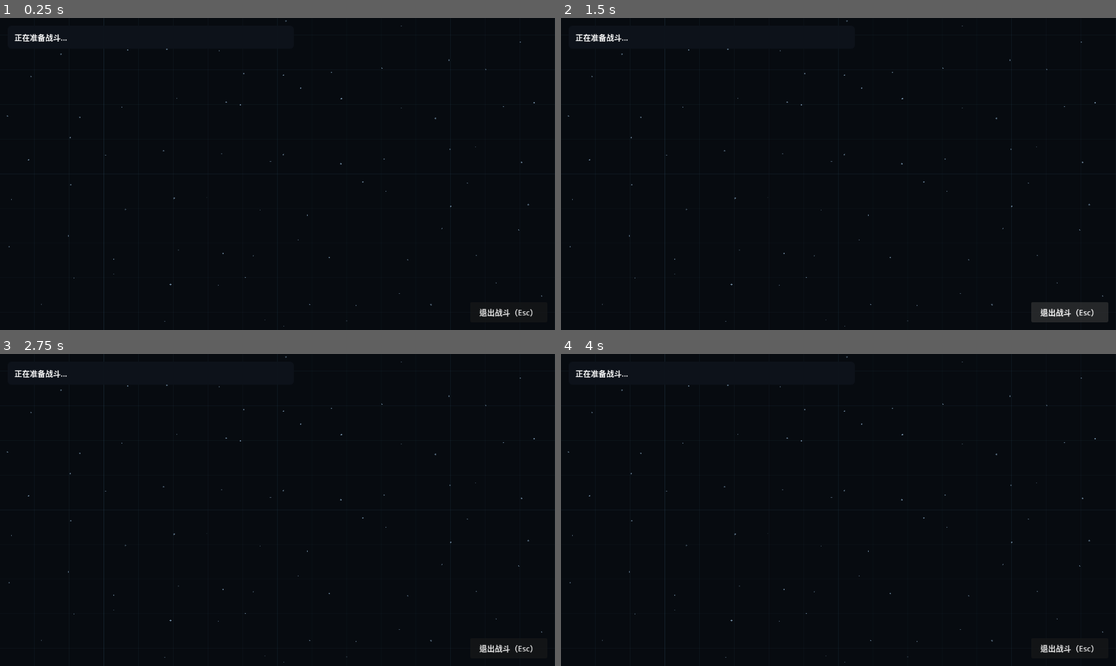
Above: before the commit, frames 1-4 (two rows, left to right).
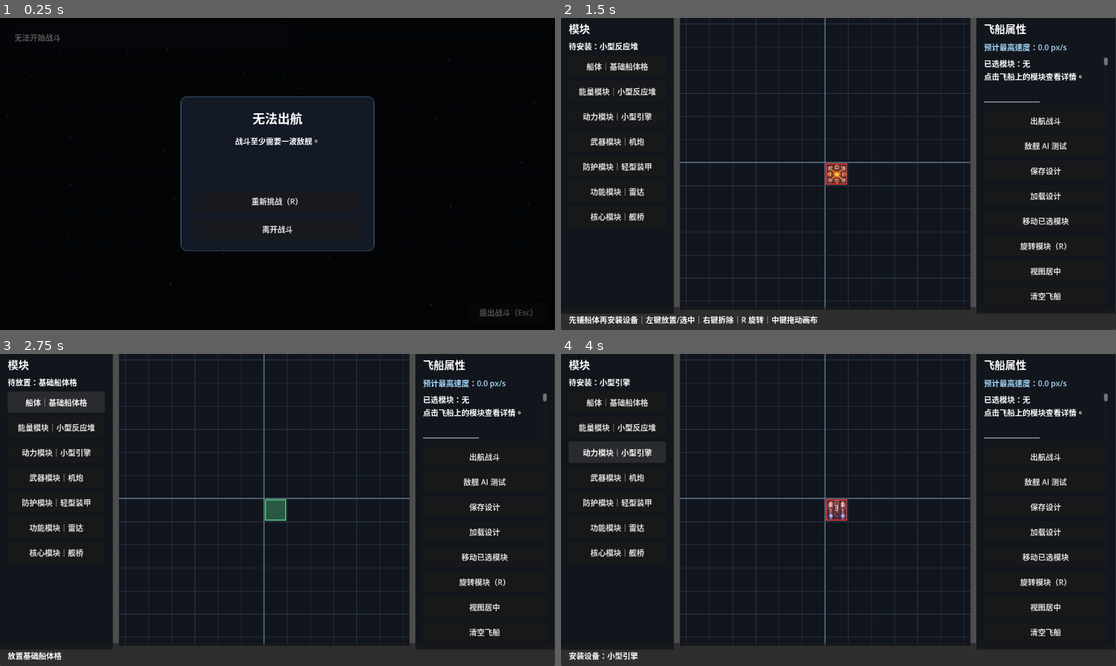
Above: after the commit, the same moments.

Repository: lqc19891229/AdvanceFour
Game: Godot game, scene res://game/combat/battle.tscn
The game is run twice, just before and just after one commit, with the same random seed, the same clock (stepped at 60 frames per second) and the same inputs. This scene is started directly instead of the project's main scene.
Inputs (mouse positions are in pixels of both pictures, inside the frame that each line leads up to):
- Up to frame 1 (0.25 s): no input
- Up to frame 2 (1.5 s): click (838, 202) at 0.5 s, where only the run after the commit has a clickable "重新挑战（R）"; click "退出战斗（Esc）" (after the commit: "离开战斗") at 1.25 s
- Up to frame 3 (2.75 s): click (55, 400) at 2 s, where only the run after the commit has a clickable "船体｜基础船体格"
- Up to frame 4 (4 s): click (616, 425) at 2.75 s, where only the run after the commit has a clickable "能量模块｜小型反应堆"; click (616, 450) at 3.5 s, where only the run after the commit has a clickable "动力模块｜小型引擎"

The runs differ from the first frame. In frame 1, 1.6% of the frame differs, in the area x 1-100%, y 0-100%; in frame 2, 15%; in frame 3, 17%, in the area x 0-100%, y 0-100%; in frame 4, 17%.
Error before the commit: Parse Error: Cannot infer the type of "wave_count" variable because the value doesn't have a set type. (res://game/combat/battle.gd:170)

Commit message:
Spawn enemies from data-driven battle waves

Diff:
--- a/game/combat/battle.gd
+++ b/game/combat/battle.gd
@@ -144,12 +144,17 @@
 			if countdown <= 0.0:
 				_start_next_wave()
 		Phase.FIGHTING:
+			var wave := battle_definition.get_wave(wave_index)
+			if wave == null:
+				_show_error("当前波次配置不存在。")
+				return
+			var wave_total := wave.get_total_enemy_count()
 			spawn_countdown -= delta
-			if spawned_in_wave < battle_definition.wave_enemy_counts[wave_index] and spawn_countdown <= 0.0:
+			if spawned_in_wave < wave_total and spawn_countdown <= 0.0:
 				_spawn_enemy()
-				spawn_countdown = maxf(battle_definition.spawn_interval_seconds, 0.0)
-			if spawned_in_wave == battle_definition.wave_enemy_counts[wave_index] and enemies.is_empty():
-				if wave_index == battle_definition.wave_enemy_counts.size() - 1:
+				spawn_countdown = _get_current_spawn_interval()
+			if spawned_in_wave == wave_total and enemies.is_empty():
+				if wave_index == battle_definition.get_wave_count() - 1:
 					phase = Phase.RESOLVING
 				else:
 					phase = Phase.INTERMISSION
@@ -164,13 +169,31 @@
 	spawn_countdown = 0.0
 	phase = Phase.FIGHTING
 	_spawn_enemy()
-	spawn_countdown = maxf(battle_definition.spawn_interval_seconds, 0.0)
+	spawn_countdown = _get_current_spawn_interval()
+
+func _get_current_spawn_interval() -> float:
+	var wave := battle_definition.get_wave(wave_index)
+	if wave != null and wave.spawn_interval_seconds >= 0.0:
+		return wave.spawn_interval_seconds
+	return maxf(battle_definition.spawn_interval_seconds, 0.0)
 
 func _spawn_enemy() -> void:
-	var wave_count := battle_definition.wave_enemy_counts[wave_index]
+	var wave := battle_definition.get_wave(wave_index)
+	if wave == null:
+		_show_error("当前波次配置不存在。")
+		return
+	var wave_count := wave.get_total_enemy_count()
+	var enemy_definition := wave.get_enemy_for_spawn_index(spawned_in_wave)
+	if enemy_definition == null:
+		_show_error("当前波次无法解析敌舰配置。")
+		return
+	var enemy_design := enemy_definition.build_design(DATABASE)
+	if enemy_design == null:
+		_show_error("敌舰蓝图无法生成有效飞船：%s" % enemy_definition.display_name)
+		return
 	var angle := float(wave_index) * 1.1 + TAU * float(spawned_in_wave) / float(wave_count)
 	var location := player.global_position + Vector2.RIGHT.rotated(angle) * maxf(battle_definition.spawn_radius, 180.0)
-	var enemy := _spawn_ship(build_starter_design(), location, false)
+	var enemy := _spawn_ship(enemy_design, location, false)
 	enemy.rotation = Vector2.UP.angle_to(player.global_position - location)
 	var controller := AIShipController.new()
 	enemy.add_child(controller)
@@ -210,7 +233,7 @@
 		battle_definition.display_name,
 		defeated_enemies,
 		maxi(wave_index + 1, 0),
-		battle_definition.wave_enemy_counts.size(),
+		battle_definition.get_wave_count(),
 		elapsed_seconds,
 		"全部波次已清除。" if victory else "核心承载船体被摧毁。"
 	]
@@ -275,7 +298,9 @@
 
 	var remaining := 0
 	if wave_index >= 0 and phase in [Phase.FIGHTING, Phase.RESOLVING]:
-		remaining = maxi(battle_definition.wave_enemy_counts[wave_index] - spawned_in_wave, 0)
+		var wave := battle_definition.get_wave(wave_index)
+		if wave != null:
+			remaining = maxi(wave.get_total_enemy_count() - spawned_in_wave, 0)
 
 	hud.text = """前进四｜%s｜%s
 %s  波次 %d / %d
@@ -288,7 +313,7 @@
 		design_source,
 		status,
 		maxi(wave_index + 1, 0),
-		battle_definition.wave_enemy_counts.size(),
+		battle_definition.get_wave_count(),
 		enemies.size(),
 		remaining,
 		defeated_enemies,
